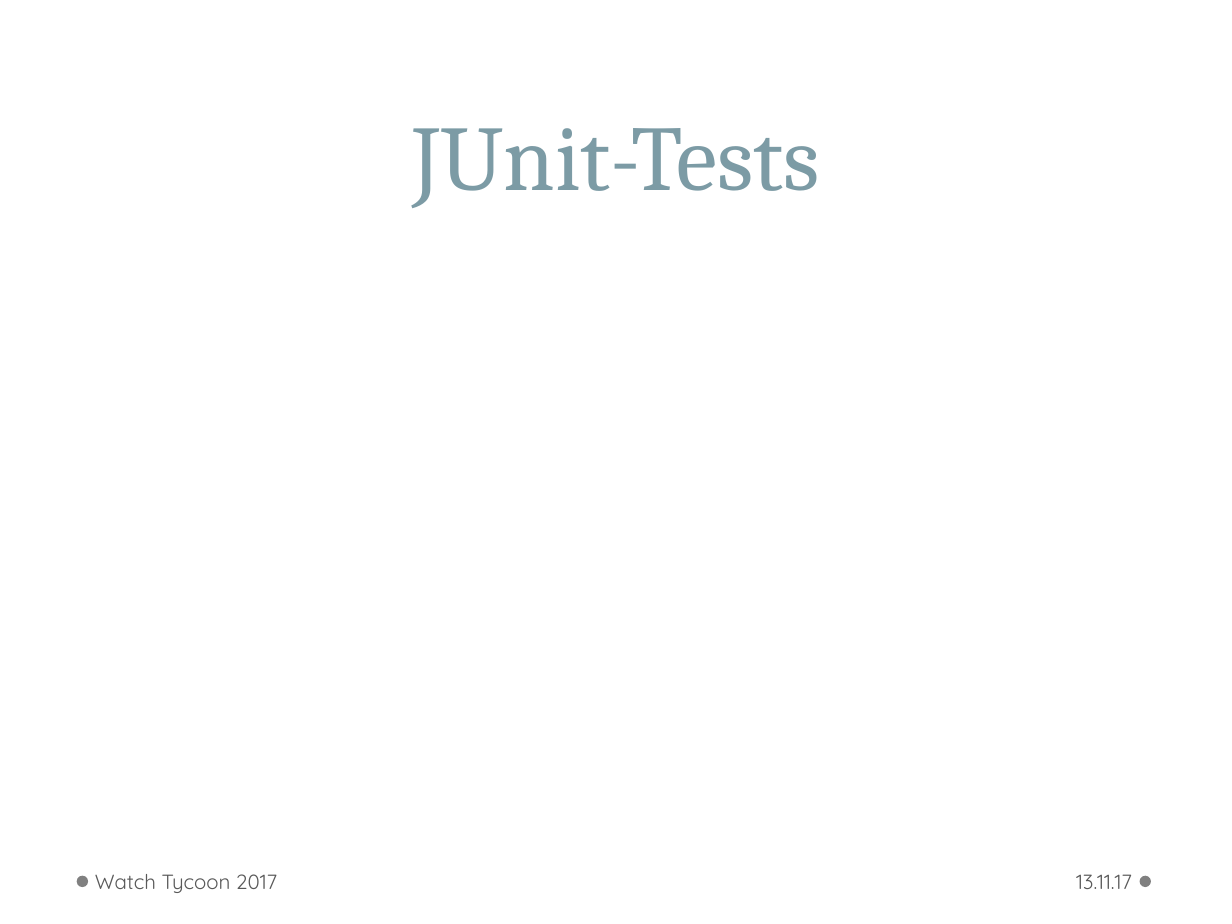
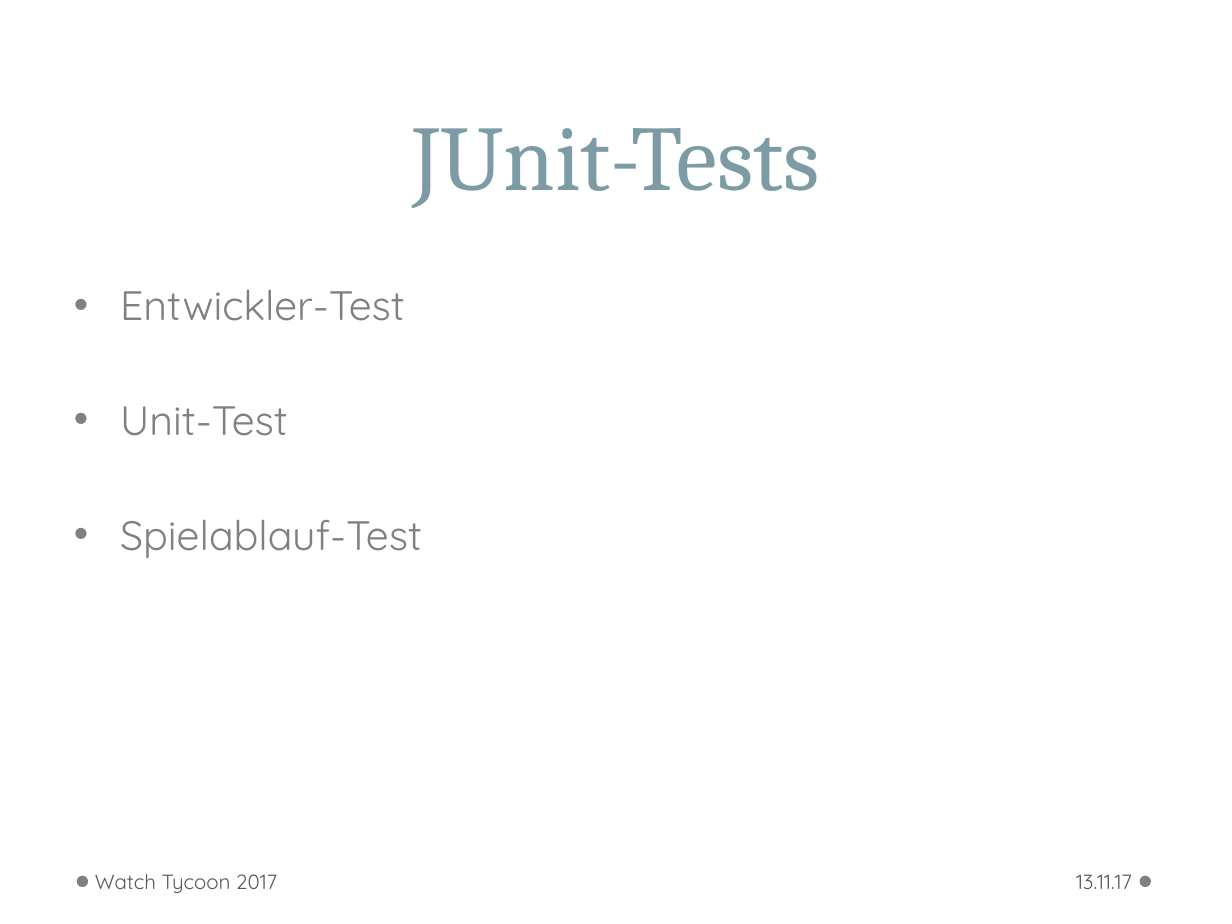
Before and after one commit to WWI16SEAFallstudie/Unternehmenssimulation, a slide deck: slide 10 of doc/fallstudie_präsentation.pptx (slide 5 before the commit). Drawn at 1232x924 pixels with LibreOffice and Linux fonts; fonts in the diff are those of the drawing; background and template pictures are left out. Boxes give left, top, right and bottom in pixels: in the first picture for what was removed or moved away, otherwise in the second. Text is boxed around its words. In the diff, an @@ line names an element or a change of style, - is before the commit and + after.

```diff
--- a/doc/fallstudie_präsentation.pptx
+++ b/doc/fallstudie_präsentation.pptx
@@ text added at (120,289,422,558), 24 pt, text #808080 @@
+• Entwickler-Test
+• Unit-Test
+• Spielablauf-Test
```
Also in this commit, not shown: 4 other slides changed, 7 slides added.
